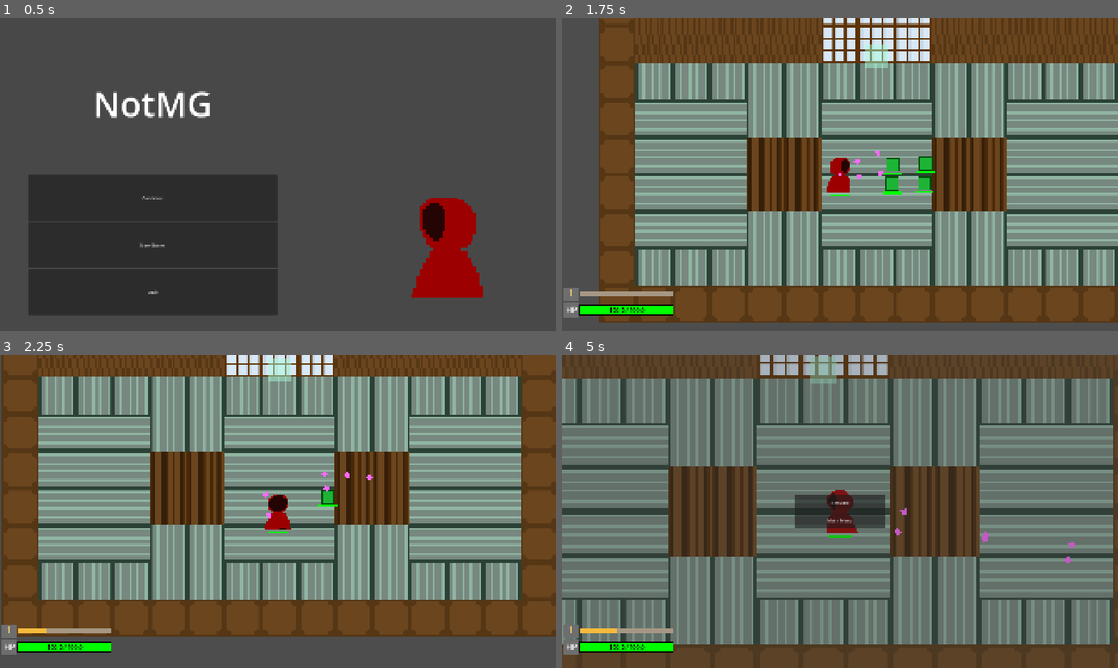
Above: before the commit, frames 1-4 (two rows, left to right).
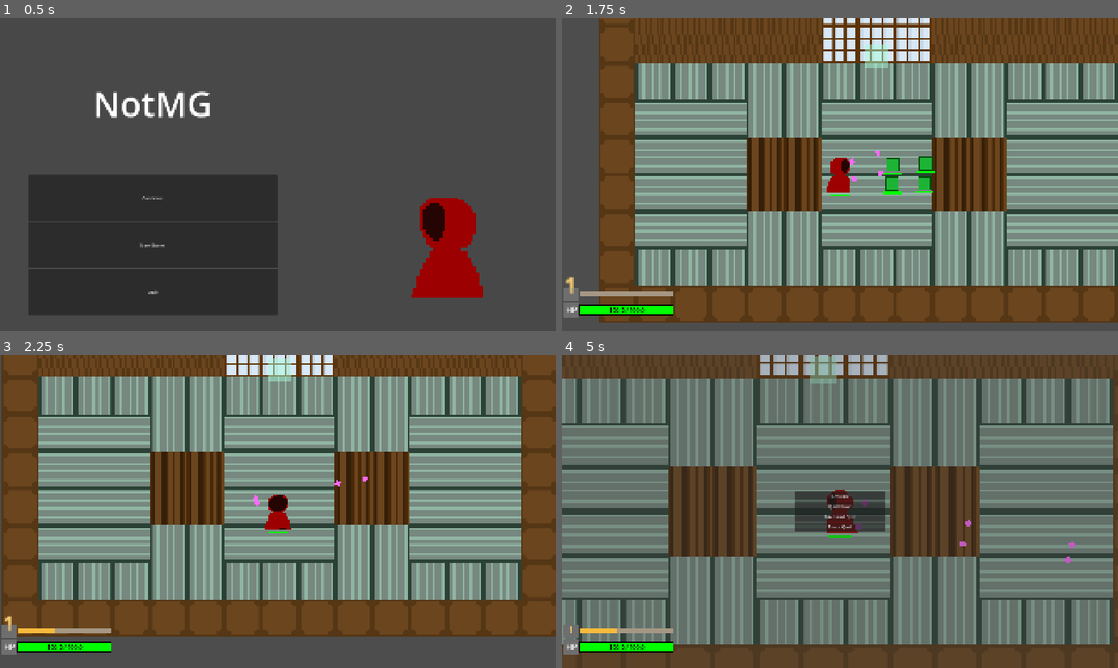
Above: after the commit, the same moments.

Repository: viggogoeth/NotMG
Game: Godot game, scene res://menus/main_menu.tscn
The game is run twice, just before and just after one commit, with the same random seed, the same clock (stepped at 60 frames per second) and the same inputs.
Inputs (mouse positions are in pixels of both pictures, inside the frame that each line leads up to):
- Up to frame 1 (0.5 s): no input
- Up to frame 2 (1.75 s): click "New Game" at 0.5 s; move the mouse to (962, 158) at 1.27 s; press the mouse at (962, 158) at 1.28 s; hold D (move_right) from 1.28 s (still down); tap E (interact) at 1.35 s
- Up to frame 3 (2.25 s): move the mouse to (166, 527) at 2.02 s; release D (move_right) at 2.03 s; release the mouse at (166, 527) at 2.03 s; hold S (move_down) from 2.03 s (still down); click (166, 527) at 2.1 s
- Up to frame 4 (5 s): tap E (interact) at 2.3, 2.85, 3.8 s; move the mouse to (895, 442) at 2.77 s; release S (move_down) at 2.78 s; press the mouse at (895, 442) at 2.78 s; hold D (move_right) 2.78-3.53 s; move the mouse to (812, 574) at 3.52 s; release the mouse at (812, 574) at 3.53 s; hold W (move_up) 3.53-4.28 s; click (812, 574) at 3.6 s; move the mouse to (1006, 558) at 4.27 s; press the mouse at (1006, 558) at 4.28 s; hold A (move_left) from 4.28 s (still down); tap - (zoom_in) at 4.35 s; tap Escape (pause) at 4.9 s

Frame 1 is identical in both runs. In frame 2, 0.1% of the frame differs, in the area x 0-54%, y 44-89%; in frame 3, 0.3%; in frame 4, 0.8%, in the area x 41-77%, y 43-62%.

Commit message:
better save-load using Resources!

Diff:
--- a/entities/characters/enemies/enemy.gd
+++ b/entities/characters/enemies/enemy.gd
@@ -1,6 +1,7 @@
 extends CharacterBody2D
 
 var target_player: CharacterBody2D
+var exp_range_player: CharacterBody2D
 
 @export var speed = 400.0
 @export var health: float = 100.0
@@ -58,7 +59,7 @@
 	print("Enemy took damage, remaining health: %f" % $HealthComponent.current_health)
 
 func die() -> void:
-	PlayerVariables.add_exp(exp_amount)
+	exp_range_player.add_exp(exp_amount)
 	queue_free()
 
 
@@ -80,7 +81,9 @@
 
 func _on_vision_body_entered(body: Node2D) -> void:
 	target_player = body
+	exp_range_player = body # TODO: give this a different hitbox
 
 
 func _on_vision_body_exited(body: Node2D) -> void:
 	target_player = null
+	exp_range_player = null
--- a/entities/characters/player.gd
+++ b/entities/characters/player.gd
@@ -1,9 +1,20 @@
-extends CharacterBody2D
+class_name Player extends CharacterBody2D
 
 @export var projectile_scene : PackedScene = preload("res://entities/projectile.tscn")
 @onready var projectile_spawn : Marker2D = $ProjectileSpawn
 
+const I_FRAMES: float = 0.4
 
+@export var attack_cooldown: float = 0.25
+var can_attack: bool = true
+@export var current_health: float = 100.0
+@export var max_health: float = 100.0
+@export var regen_rate: float = 2.5
+var can_take_damage: bool = true
+@export var movement_speed: float = 400.0
+@export var is_dead: bool = false
+@export var current_level: int = 1
+@export var current_exp: float = 0.0
 
 # For animation
 enum Direction {LEFT, RIGHT, UP, DOWN}
@@ -11,22 +22,22 @@
 
 func _ready() -> void:
 	$AnimatedSprite2D.play()
-	$AttackTimer.wait_time = PlayerVariables.attack_cooldown
-	$IFrameTimer.wait_time = PlayerVariables.I_FRAMES
-	$HealthComponent.set_health(PlayerVariables.max_health, PlayerVariables.current_health)
-	PlayerVariables.can_attack = true
-	PlayerVariables.can_take_damage = true
+	$AttackTimer.wait_time = attack_cooldown
+	$IFrameTimer.wait_time = I_FRAMES
+	$HealthComponent.set_health(max_health, current_health)
+	can_attack = true
+	can_take_damage = true
 
 func _physics_process(delta: float) -> void:
 	var direction := Input.get_vector("move_left", "move_right", "move_up", "move_down")
-	velocity = direction * PlayerVariables.movement_speed
+	velocity = direction * movement_speed
 
 	_handle_animation_direction(velocity)
 
 	move_and_slide()
 
-	if Input.is_action_pressed("main_attack") and PlayerVariables.can_attack:
-		PlayerVariables.can_attack = false
+	if Input.is_action_pressed("main_attack") and can_attack:
+		can_attack = false
 		$AttackTimer.start()
 		_attack()
 
@@ -81,13 +92,13 @@
 
 
 func _on_attack_timer_timeout() -> void:
-	PlayerVariables.can_attack = true
+	can_attack = true
 
 func take_damage(amount: float) -> void:
-	if PlayerVariables.can_take_damage:
+	if can_take_damage:
 		$HealthComponent.take_damage(amount)
-		PlayerVariables.can_take_damage = false
-		PlayerVariables.current_health = $HealthComponent.current_health
+		can_take_damage = false
+		current_health = $HealthComponent.current_health
 		$IFrameTimer.start()
 
 		var tween = create_tween()
@@ -95,12 +106,20 @@
 		tween.tween_property($AnimatedSprite2D, "scale", Vector2(1, 1), 0.05)
 
 func die() -> void:
-	PlayerVariables.is_dead = true
+	is_dead = true
 	print("THE PLAYER IS DEAD")
 
+func needed_exp_to_level() -> float:
+	return CommonFuncs._fib(current_level) * 100.0
+
+func add_exp(amount: float) -> void:
+	current_exp += amount
+	if current_exp >= needed_exp_to_level():
+		current_level += 1
+		current_exp = current_exp - needed_exp_to_level()
 
 func _on_i_frame_timer_timeout() -> void:
-	PlayerVariables.can_take_damage = true
+	can_take_damage = true
 
 	var bodies = $HitBox.get_overlapping_bodies()
 	if not bodies.is_empty():
@@ -108,15 +127,6 @@
 		take_damage(body.contact_damage)
 
 
-func save_data() -> Dictionary:
-	return {"current_health": PlayerVariables.current_health,
-			"current_level": PlayerVariables.current_level,
-			"current_exp": PlayerVariables.current_exp}
-
-func load_data(save_data: Dictionary) -> void:
-	pass
-
-
 func _on_regen_timer_timeout() -> void:
-	$HealthComponent.heal(PlayerVariables.regen_rate)
-	PlayerVariables.current_health = $HealthComponent.current_health
+	$HealthComponent.heal(regen_rate)
+	current_health = $HealthComponent.current_health
--- a/entities/characters/player.tscn
+++ b/entities/characters/player.tscn
@@ -226,7 +226,7 @@
 radius = 36.0
 height = 112.0
 
-[node name="Player" type="CharacterBody2D" unique_id=8722019 groups=["persistent"]]
+[node name="Player" type="CharacterBody2D" unique_id=8722019 groups=["persistent", "player"]]
 position = Vector2(111, 75)
 collision_mask = 2
 script = ExtResource("1_o21vo")
--- a/hud.gd
+++ b/hud.gd
@@ -6,11 +6,13 @@
 @export var default_expbar_width: int = 320
 @export var default_expbar_height: int = 16
 
+@export var player: Player
+
 var last_level: int
 
 # Called when the node enters the scene tree for the first time.
 func _ready() -> void:
-	last_level = PlayerVariables.current_level
+	player = get_tree().get_first_node_in_group("player")
 
 # Called every frame. 'delta' is the elapsed time since the previous frame.
 func _process(delta: float) -> void:
@@ -18,29 +20,29 @@
 	_update_expbar()
 
 func _update_healthbar() -> void:
-	if PlayerVariables.current_health < 25:
+	if player.current_health < 25:
 		$Healthbar/Healthbar.color = Color(1.0, 0.0, 0.0, 1.0)
-	elif PlayerVariables.current_health < 50:
+	elif player.current_health < 50:
 		$Healthbar/Healthbar.color = Color(1.0, 1.0, 0.0, 1.0)
 	else:
 		$Healthbar/Healthbar.color = Color(0.0, 1.0, 0.0, 1.0)
 
-	var remaining_health_percent = PlayerVariables.current_health / PlayerVariables.max_health
+	var remaining_health_percent = player.current_health / player.max_health
 	var updated_healthbar_width = default_healthbar_width * remaining_health_percent
 	$Healthbar/Healthbar.size = Vector2(updated_healthbar_width, default_healthbar_height)
 
-	var health_number_text = "%.1f / " % PlayerVariables.current_health
-	health_number_text += "%.1f" % PlayerVariables.max_health
+	var health_number_text = "%.1f / " % player.current_health
+	health_number_text += "%.1f" % player.max_health
 	$Healthbar/HealthNumber.text = health_number_text
 
 func _update_expbar() -> void:
-	var remaining_exp_percent = PlayerVariables.current_exp / PlayerVariables.needed_exp_to_level()
+	var remaining_exp_percent = player.current_exp / player.needed_exp_to_level()
 	var updated_expbar_width = default_expbar_width * remaining_exp_percent
 	$Expbar/Expbar.size = Vector2(updated_expbar_width, default_expbar_height)
 
 
-	$Expbar/Label.text = "%d" % PlayerVariables.current_level
-	if PlayerVariables.current_level > last_level:
+	$Expbar/Label.text = "%d" % player.current_level
+	if player.current_level > last_level:
 		#$Expbar/Label.scale = Vector2(1.3, 1.3)
 		#await get_tree().create_timer(0.1).timeout
 		#$Expbar/Label.scale = Vector2(1, 1)
@@ -49,4 +51,4 @@
 		tween.tween_property($Expbar/Label, "scale", Vector2(2.5, 2.5), 0.6)
 		tween.tween_property($Expbar/Label, "scale", Vector2(3.0, 3.0), 0.5)
 		tween.tween_property($Expbar/Label, "scale", Vector2(1.0, 1.0), 0.2)
-	last_level = PlayerVariables.current_level
+	last_level = player.current_level
--- /dev/null
+++ b/items/item.gd
@@ -0,0 +1,15 @@
+extends Node
+class_name Item
+
+@export var item_name: String = ""
+@export var icon: Texture2D
+@export var is_stackable: bool = false
+
+# Called when the node enters the scene tree for the first time.
+func _ready() -> void:
+	add_to_group("items")
+
+
+# Called every frame. 'delta' is the elapsed time since the previous frame.
+func _process(delta: float) -> void:
+	pass
--- /dev/null
+++ b/items/item.tscn
@@ -0,0 +1,3 @@
+[gd_scene format=3 uid="uid://c4inr5avwh4ge"]
+
+[node name="Item" type="Node" unique_id=1009398479]
--- a/maps/base_map.gd
+++ b/maps/base_map.gd
@@ -1,14 +1,21 @@
 extends Node
+
+@export var player: Player
 
 # Called when the node enters the scene tree for the first time.
 func _ready() -> void:
-	pass # Replace with function body.
+	player = get_tree().get_first_node_in_group("player")
+	await get_tree().process_frame
+	_load_data()
 
 
 # Called every frame. 'delta' is the elapsed time since the previous frame.
 func _process(delta: float) -> void:
 	pass
 
-func save_data() -> Dictionary:
-	var current_scene = get_tree().get_current_scene().scene_file_path
-	return {"current_map": current_scene}
+func _load_data() -> void:
+	var data = ResourceLoader.load("user://save_data.tres") as SaveData
+	if data:
+		player.current_health = data.current_health
+		player.current_level = data.current_level
+		player.current_exp = data.current_exp
--- a/maps/dojo_map.tscn
+++ b/maps/dojo_map.tscn
@@ -8,6 +8,7 @@
 [ext_resource type="PackedScene" uid="uid://dylgyekwjt2qm" path="res://menus/pause_menu.tscn" id="5_ejwhk"]
 [ext_resource type="PackedScene" uid="uid://b8rjrpsoqbdvw" path="res://maps/portal.tscn" id="6_c8ogg"]
 [ext_resource type="PackedScene" uid="uid://cgk1omwfjpuvs" path="res://menus/game_over_menu.tscn" id="8_dcwwk"]
+[ext_resource type="PackedScene" uid="uid://cmi0lerhhabpo" path="res://hud.tscn" id="9_sw2mr"]
 
 [sub_resource type="TileSetAtlasSource" id="TileSetAtlasSource_c8ogg"]
 texture = ExtResource("1_o2efn")
@@ -81,4 +82,8 @@
 position = Vector2(960, 233)
 target_world_path = "uid://cp3hry8is5m7f"
 
-[node name="GameOverMenu" parent="." unique_id=1157017034 instance=ExtResource("8_dcwwk")]
+[node name="GameOverMenu" parent="." unique_id=1157017034 node_paths=PackedStringArray("player") instance=ExtResource("8_dcwwk")]
+player = NodePath("../Player")
+
+[node name="Hud" parent="." unique_id=970906071 node_paths=PackedStringArray("player") instance=ExtResource("9_sw2mr")]
+player = NodePath("../Player")
--- a/maps/dojo_map_2.tscn
+++ b/maps/dojo_map_2.tscn
@@ -7,6 +7,7 @@
 [ext_resource type="PackedScene" uid="uid://barck7peqm2lo" path="res://entities/characters/player.tscn" id="4_edqsn"]
 [ext_resource type="PackedScene" uid="uid://dylgyekwjt2qm" path="res://menus/pause_menu.tscn" id="5_inif8"]
 [ext_resource type="PackedScene" uid="uid://cgk1omwfjpuvs" path="res://menus/game_over_menu.tscn" id="7_8jmup"]
+[ext_resource type="PackedScene" uid="uid://cmi0lerhhabpo" path="res://hud.tscn" id="8_edqsn"]
 
 [sub_resource type="TileSetAtlasSource" id="TileSetAtlasSource_pqgwf"]
 texture = ExtResource("1_xcytv")
@@ -68,10 +69,14 @@
 exp_amount = 250.0
 color = Color(0.9314931, 0.24568924, 0.5608222, 1)
 
-[node name="Player" parent="." unique_id=8722019 instance=ExtResource("4_edqsn")]
+[node name="Player" parent="." unique_id=8722019 groups=["player"] instance=ExtResource("4_edqsn")]
 position = Vector2(960, 240)
 
 [node name="PauseMenu" parent="." unique_id=1548480180 instance=ExtResource("5_inif8")]
 process_mode = 3
 
-[node name="GameOverMenu" parent="." unique_id=1157017034 instance=ExtResource("7_8jmup")]
+[node name="GameOverMenu" parent="." unique_id=1157017034 node_paths=PackedStringArray("player") instance=ExtResource("7_8jmup")]
+player = NodePath("../Player")
+
+[node name="Hud" parent="." unique_id=970906071 node_paths=PackedStringArray("player") instance=ExtResource("8_edqsn")]
+player = NodePath("../Player")
--- a/maps/portal.gd
+++ b/maps/portal.gd
@@ -3,9 +3,11 @@
 @export_file("*.tscn") var target_world_path: String
 
 var player_in_range: bool = false
+@export var player: Player
 
 # Called when the node enters the scene tree for the first time.
 func _ready() -> void:
+	player = get_tree().get_first_node_in_group("player")
 	$InteractPrompt.hide()
 
 func _process(delta: float) -> void:
@@ -14,6 +16,8 @@
 
 func switch_world() -> void:
 	if target_world_path != "":
+		_save_data()
+		await get_tree().process_frame
 		WorldManager.switch_world(target_world_path)
 	else:
 		print("Warning: No target world path set for this portal!")
@@ -26,3 +30,14 @@
 func _on_body_exited(body: Node2D) -> void:
 	player_in_range = false
 	$InteractPrompt.hide()
+
+func _save_data() -> void:
+	var data = SaveData.new()
+	data.current_health = player.current_health
+	data.current_level = player.current_level
+	data.current_exp = player.current_exp
+
+	data.current_scene = target_world_path
+
+	ResourceSaver.save(data, "user://save_data.tres")
+	print("Saving data.")
--- a/menus/game_over_menu.gd
+++ b/menus/game_over_menu.gd
@@ -1,14 +1,16 @@
 extends CanvasLayer
 
+@export var player: Player
 
 # Called when the node enters the scene tree for the first time.
 func _ready() -> void:
+	player = get_tree().get_first_node_in_group("player")
 	hide()
 
 
 # Called every frame. 'delta' is the elapsed time since the previous frame.
 func _process(delta: float) -> void:
-	if PlayerVariables.is_dead:
+	if player.is_dead:
 		get_tree().paused = true
 		show()
 
@@ -18,7 +20,5 @@
 
 
 func _on_load_button_pressed() -> void:
-	var load_data = WorldManager.get_load_data()
-	var loaded_scene = load_data["current_map"]
 	get_tree().paused = false
-	get_tree().change_scene_to_file(loaded_scene)
+	get_tree().change_scene_to_file("res://maps/dojo_map.tscn")
--- a/menus/main_menu.gd
+++ b/menus/main_menu.gd
@@ -1,6 +1,8 @@
 extends Control
 
 const MAIN_LEVEL: String = "res://maps/dojo_map.tscn"
+
+var current_scene: String = ""
 
 # Called when the node enters the scene tree for the first time.
 func _ready() -> void:
@@ -16,14 +18,24 @@
 	get_tree().change_scene_to_file(scene)
 
 func _on_continue_button_pressed() -> void:
-	var load_data = WorldManager.get_load_data()
-	_start_game(load_data["current_map"])
+	_load_data()
+	if current_scene != "":
+		_start_game(current_scene)
+	else:
+		_start_game("res://maps/dojo_map.tscn")
 
 
 func _on_new_game_button_pressed() -> void:
-	PlayerVariables.reset_player_variables()
+	var path = "user://save_data.tres"
+	var backup_path = "user://save_data_backup.tres"
+	DirAccess.rename_absolute(path, backup_path)
+
 	_start_game(MAIN_LEVEL)
-
 
 func _on_quit_button_pressed() -> void:
 	get_tree().quit()
+
+func _load_data() -> void:
+	var data = ResourceLoader.load("user://save_data.tres") as SaveData
+	if data:
+		current_scene = data.current_scene
--- a/menus/pause_menu.gd
+++ b/menus/pause_menu.gd
@@ -2,10 +2,12 @@
 
 const MAIN_MENU: String = "res://menus/main_menu.tscn"
 
+@export var player: Player
+
 # Called when the node enters the scene tree for the first time.
 func _ready() -> void:
+	player = get_tree().get_first_node_in_group("player")
 	hide()
-
 
 # Called every frame. 'delta' is the elapsed time since the previous frame.
 func _input(event) -> void:
@@ -20,21 +22,25 @@
 func _on_resume_button_pressed() -> void:
 	toggle_pause()
 
-func save_data() -> void:
-	var filepath = "res://save_data.json"
-	var file = FileAccess.open(filepath, FileAccess.WRITE)
+func _on_quit_button_pressed() -> void:
+	get_tree().change_scene_to_file(WorldManager.MAIN_MENU)
 
-	var persistent_nodes = get_tree().get_nodes_in_group("persistent")
-	var save_dict = {}
-	for node in persistent_nodes:
-		var node_data = node.save_data()
-		for key in node_data:
-			save_dict[key] = node_data[key]
 
-	var data_json = JSON.stringify(save_dict)
-	file.store_line(data_json)
+func _on_quick_save_button_pressed() -> void:
+	_save_data()
 
-func _on_quit_button_pressed() -> void:
-	save_data()
+func _on_save_quit_button_pressed() -> void:
+	_save_data()
+	get_tree().change_scene_to_file(WorldManager.MAIN_MENU)
 
-	get_tree().change_scene_to_file(WorldManager.MAIN_MENU)
+func _save_data() -> void:
+	var data = SaveData.new()
+	data.current_health = player.current_health
+	data.current_level = player.current_level
+	data.current_exp = player.current_exp
+
+	data.current_scene = get_tree().current_scene.scene_file_path
+	# TODO: add the rest of the stuff
+
+	ResourceSaver.save(data, "user://save_data.tres")
+	print("Saving data.")
--- a/menus/pause_menu.tscn
+++ b/menus/pause_menu.tscn
@@ -32,10 +32,22 @@
 size_flags_vertical = 3
 text = "Resume"
 
+[node name="QuickSaveButton" type="Button" parent="VBoxContainer" unique_id=1339682265]
+layout_mode = 2
+size_flags_vertical = 3
+text = "Quicksave"
+
+[node name="SaveQuitButton" type="Button" parent="VBoxContainer" unique_id=1695919082]
+layout_mode = 2
+size_flags_vertical = 3
+text = "Save and Quit"
+
 [node name="QuitButton" type="Button" parent="VBoxContainer" unique_id=1630062843]
 layout_mode = 2
 size_flags_vertical = 3
-text = "Main Menu"
+text = "Force Quit"
 
 [connection signal="pressed" from="VBoxContainer/ResumeButton" to="." method="_on_resume_button_pressed"]
+[connection signal="pressed" from="VBoxContainer/QuickSaveButton" to="." method="_on_quick_save_button_pressed"]
+[connection signal="pressed" from="VBoxContainer/SaveQuitButton" to="." method="_on_save_quit_button_pressed"]
 [connection signal="pressed" from="VBoxContainer/QuitButton" to="." method="_on_quit_button_pressed"]
--- a/player_variables.gd
+++ /dev/null
@@ -1,83 +0,0 @@
-extends Node
-
-# constants
-const I_FRAMES: float = 0.4
-
-# movement related
-var movement_speed: float
-
-# health related
-var max_health: float
-var current_health: float
-var regen_rate: float
-var is_dead: bool
-var can_take_damage: bool
-
-# attack related
-var attack_cooldown : float
-var can_attack : bool
-
-# level
-var current_exp : float
-var current_level: int
-'''
-Experience needed to reach the next level is done in accordance to the (sort of) fibonacci numbers:
-1 -> 2 = 100 exp
-2 -> 3 = 200 exp
-3 -> 4 = 300 exp
-4 -> 5 = 500 exp
-5 -> 6 = 800 exp
-...
-'''
-func needed_exp_to_level() -> float:
-	return _fib(current_level) * 100.0
-
-var fibo : Array = [1,2]
-func _fib(n: int) -> int:
-	if fibo.size() >= n:
-		return fibo[n - 1]
-	var start = max(2, fibo.size())
-	for i in range(start, n):
-		var last = fibo[i - 1] + fibo[i - 2]
-		fibo.append(last)
-	return fibo.back()
-
-func add_exp(amount: float) -> void:
-	current_exp += amount
-	if current_exp >= needed_exp_to_level():
-		current_level += 1
-		current_exp = current_exp - needed_exp_to_level()
-
-# Called when the node enters the scene tree for the first time.
-func _ready() -> void:
-	pass # Replace with function body.
-
-# Called every frame. 'delta' is the elapsed time since the previous frame.
-func _process(delta: float) -> void:
-	pass
-
-func reset_player_variables() -> void:
-	# these are all default values for a brand new player
-	movement_speed = 400.0
-
-	max_health = 100.0
-	current_health = 100.0
-	regen_rate = 1.0
-	is_dead = false
-
-	can_take_damage = true
-
-	attack_cooldown = 0.2
-	can_attack = true
-
-	current_exp = 0.0
-	current_level = 1
-
-func set_player_variables_from_save_data(save_data: Dictionary) -> void:
-	#TODO: actually store all values for the player
-	reset_player_variables()
-
-	current_health = save_data["current_health"]
-	current_exp = save_data["current_exp"]
-	current_level = save_data["current_level"]
-	is_dead = PlayerVariables.current_health <= 0
--- a/project.godot
+++ b/project.godot
@@ -18,7 +18,6 @@
 [autoload]
 
 WorldManager="*uid://c0u05346lweyl"
-PlayerVariables="*uid://b4wgvnsvva0y4"
 
 [display]
 
@@ -34,6 +33,7 @@
 friendly_entities=""
 hostile_entities=""
 persistent="Contains data to be saved on close"
+player=""
 
 [input]
 
--- /dev/null
+++ b/save_scripts/save_data.gd
@@ -0,0 +1,7 @@
+class_name SaveData extends Resource
+
+@export var current_health: float
+@export var current_level: int
+@export var current_exp: float
+
+@export var current_scene: String
--- /dev/null
+++ b/simple_scripts/common_funcs.gd
@@ -0,0 +1,11 @@
+class_name CommonFuncs extends Node
+
+static var fibo : Array = [1,2]
+static func _fib(n: int) -> int:
+	if fibo.size() >= n:
+		return fibo[n - 1]
+	var start = max(2, fibo.size())
+	for i in range(start, n):
+		var last = fibo[i - 1] + fibo[i - 2]
+		fibo.append(last)
+	return fibo.back()
--- a/world_manager.gd
+++ b/world_manager.gd
@@ -22,18 +22,3 @@
 	var error = get_tree().change_scene_to_file(path)
 	if error != OK:
 		print("Error loading scene: %s" % path)
-
-func get_load_data() -> Dictionary:
-	var file = "res://save_data.json"
-	var save_data_text = FileAccess.get_file_as_string(file)
-	var save_data_json = JSON.parse_string(save_data_text)
-
-	#var persistent_nodes = get_tree().get_nodes_in_group("persistent")
-	#for node in persistent_nodes:
-	#	if node.has_method("load_data"):
-	#		node.load_data(save_data_json)
-
-	#TODO: make this change explicitly stated in function name (new function)
-	PlayerVariables.set_player_variables_from_save_data(save_data_json)
-
-	return save_data_json
Not shown, added: items/item.gd.uid
Not shown, removed: player_variables.gd.uid
Not shown, added: save_scripts/save_data.gd.uid
Not shown, added: simple_scripts/common_funcs.gd.uid
